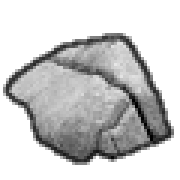
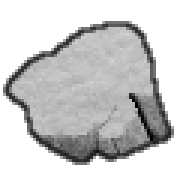
Two versions of the same layered image (w=180, h=180). Layer-by-layer changes:
added layer "snow line" above "snow" over [3, 21, 174, 165]
added layer "snow" above "line" over [6, 24, 159, 144]
hid "line" over [3, 33, 174, 165]
